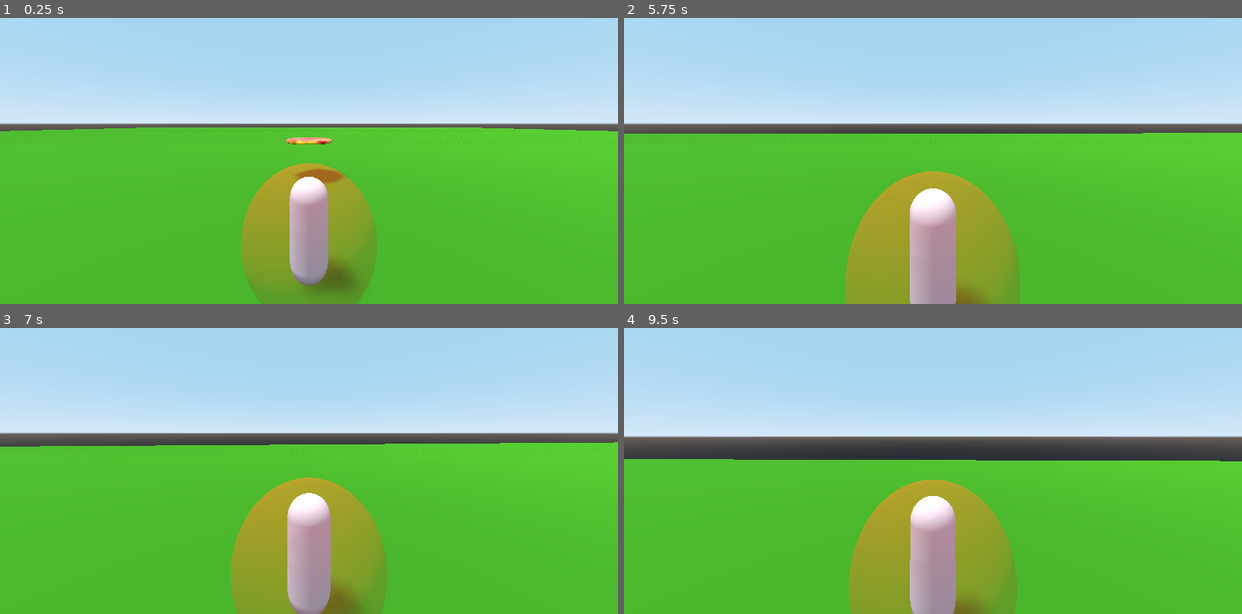
Above: before the commit, frames 1-4 (two rows, left to right).
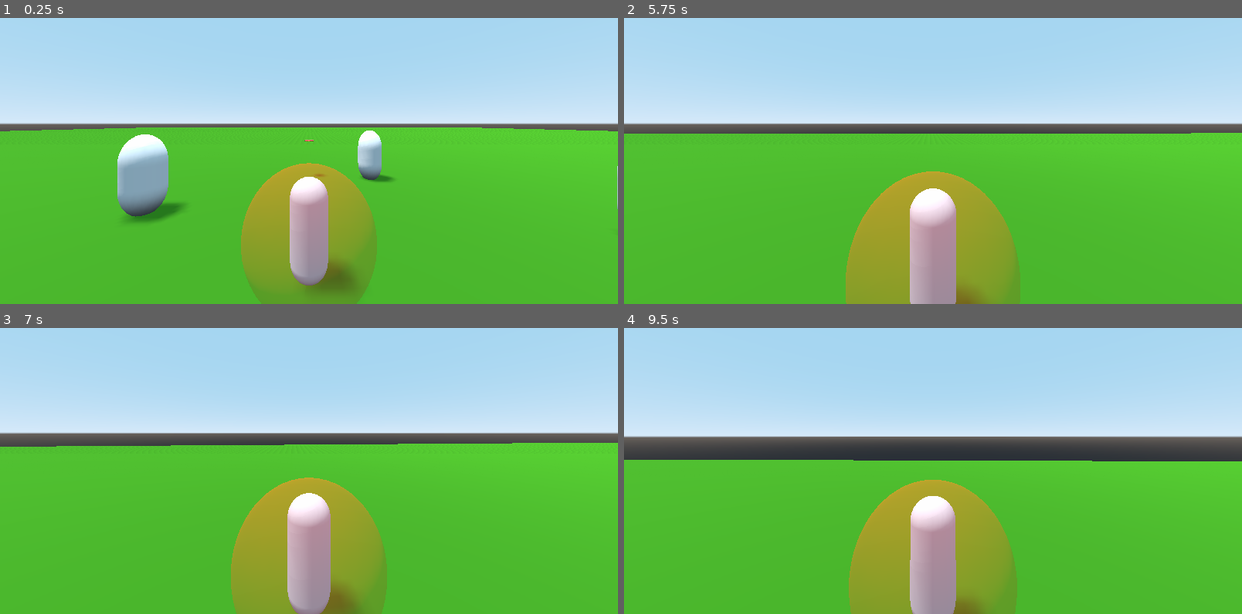
Above: after the commit, the same moments.

Repository: TheZoq2/the-frisbee-in-the-middle
Game: Godot game, scene res://scenes/frisbee_test.tscn
Same seed, same stepped clock (60 frames per second), same inputs: the game is played once before the commit and once after it.
Inputs (mouse positions are in pixels of both pictures, inside the frame that each line leads up to):
- Up to frame 1 (0.25 s): no input
- Up to frame 2 (5.75 s): move the mouse to (963, 120) at 0.52 s; hold Shift (L_Shift) 0.53-1.28 s; hold W (Move_Forward) from 0.53 s (still down); tap Space (Jump) at 0.77, 1.52, 2, 3.02, 3.5, 3.77, 4.52, 5 s; tap Enter at 1.25, 2.75, 4.25 s; move the mouse to (902, 123) at 1.27 s; tap Mouse wheel down (Scroll_Down) at 1.35 s; move the mouse to (945, 118) at 2.02 s; hold Mouse wheel up (Scroll_Up) 2.03-2.78 s; move the mouse to (926, 129) at 2.77 s; tap Shift (L_Shift) at 2.85 s; move the mouse to (976, 126) at 3.52 s; hold Mouse wheel down (Scroll_Down) 3.53-4.28 s; move the mouse to (883, 118) at 4.27 s; tap Mouse wheel up (Scroll_Up) at 4.35 s; move the mouse to (939, 123) at 5.02 s; hold Shift (L_Shift) from 5.03 s (still down)
- Up to frame 3 (7 s): move the mouse to (284, 425) at 5.77 s; release W (Move_Forward) at 5.78 s; release Shift (L_Shift) at 5.78 s; hold D (Move_Right) 5.78-6.53 s; tap Mouse wheel down (Scroll_Down) at 5.85 s; tap Space (Jump) at 6.02, 6.77 s; move the mouse to (339, 430) at 6.52 s; hold W (Move_Forward) from 6.53 s (still down); hold Mouse wheel up (Scroll_Up) from 6.53 s (still down)
- Up to frame 4 (9.5 s): move the mouse to (902, 433) at 7.27 s; release Mouse wheel up (Scroll_Up) at 7.28 s; tap Shift (L_Shift) at 7.35 s; tap Space (Jump) at 7.52, 9.02 s; move the mouse to (945, 428) at 8.02 s; hold Mouse wheel down (Scroll_Down) 8.03-8.78 s; move the mouse to (926, 439) at 8.77 s; release W (Move_Forward) at 8.78 s; hold A (Move_Left) from 8.78 s (still down); tap Mouse wheel up (Scroll_Up) at 8.85 s

The runs differ from the first frame. In frame 1, 3.4% of the frame differs, in the area x 19-100%, y 39-72%; in frame 2, less than 0.1%; in frame 3, less than 0.1%; in frame 4, 0.2%.

Commit message:
Add frisbee throwing to parkgoers

Diff:
--- a/scenes/frisbee.tscn
+++ b/scenes/frisbee.tscn
@@ -10,7 +10,8 @@
 [node name="frisbee" type="RigidBody"]
 script = ExtResource( 1 )
 
-[node name="frisbee" parent="." instance=ExtResource( 2 )]
+[node name="CollisionShape" type="CollisionShape" parent="."]
+transform = Transform( 0.2, 0, 0, 0, 0.2, 0, 0, 0, 0.2, 0, 0, 0 )
+shape = SubResource( 1 )
 
-[node name="CollisionShape" type="CollisionShape" parent="."]
-shape = SubResource( 1 )
+[node name="frisbee" parent="CollisionShape" instance=ExtResource( 2 )]
--- a/scenes/frisbee_test.tscn
+++ b/scenes/frisbee_test.tscn
@@ -1,7 +1,8 @@
-[gd_scene load_steps=6 format=2]
+[gd_scene load_steps=7 format=2]
 
 [ext_resource path="res://scenes/frisbee.tscn" type="PackedScene" id=1]
 [ext_resource path="res://scenes/player/Player.tscn" type="PackedScene" id=2]
+[ext_resource path="res://scenes/parkgoer.tscn" type="PackedScene" id=3]
 
 [sub_resource type="BoxShape" id=1]
 
@@ -31,3 +32,12 @@
 
 [node name="Player" parent="." instance=ExtResource( 2 )]
 transform = Transform( -4.37114e-08, 0, 1, 0, 1, 0, -1, 0, -4.37114e-08, 6, 0.9, 0 )
+
+[node name="parkgoer" parent="." instance=ExtResource( 3 )]
+transform = Transform( 1, 0, 0, 0, 1, 0, 0, 0, 1, 1.22408, 0, -2.95003 )
+
+[node name="parkgoer2" parent="." instance=ExtResource( 3 )]
+transform = Transform( 1, 0, 0, 0, 1, 0, 0, 0, 1, 3.8655, 0, 4.35303 )
+
+[node name="parkgoer3" parent="." instance=ExtResource( 3 )]
+transform = Transform( 1, 0, 0, 0, 1, 0, 0, 0, 1, 5.50816, 0, -6.8726 )
--- a/scenes/parkgoer.gd
+++ b/scenes/parkgoer.gd
@@ -5,14 +5,18 @@
 # var a = 2
 # var b = "text"
 
-var since_direction_change = 0;
+var last_frisbee = 10;
+var since_direction_change = 10;
 var rng = RandomNumberGenerator.new()
 var direction = Vector3(0, 0, 0);
+
+var frisbee_template = preload("res://scenes/frisbee.tscn")
 
 
 # Called when the node enters the scene tree for the first time.
 func _ready():
 	self.new_velocity()
+	self.throw_frisbee()
 
 func new_velocity():
 	since_direction_change = 0
@@ -21,14 +25,23 @@
 
 	self.direction = Vector3(cos(move_angle), 0, sin(move_angle))
 
+func throw_frisbee():
+	var frisbee = frisbee_template.instance()
+	get_tree().get_root().add_child(frisbee)
+	frisbee.global_transform.origin = self.get_node("frisbee_origin").global_transform.origin
+	self.last_frisbee = 0;
+
 
 # Called every frame. 'delta' is the elapsed time since the previous frame.
 func _process(delta):
-	since_direction_change += delta
+	self.since_direction_change += delta
+	self.last_frisbee += delta
 
 	if since_direction_change > randf() * 5 + 5:
 		self.new_velocity()
 
+	if last_frisbee > randf() * 5 + 5:
+		self.throw_frisbee()
 
 	if self.move_and_collide(Vector3(self.direction * delta)):
 		pass
--- a/scenes/parkgoer.tscn
+++ b/scenes/parkgoer.tscn
@@ -20,3 +20,6 @@
 [node name="CSGMesh" type="CSGMesh" parent="CollisionShape"]
 transform = Transform( 0.503113, 0, 0, 0, 0.503113, -1.0877e-08, 0, -1.0877e-08, 0.75195, 0, 0, 0 )
 mesh = SubResource( 2 )
+
+[node name="frisbee_origin" type="Spatial" parent="."]
+transform = Transform( 1, 0, 0, 0, 1, 0, 0, 0, 1, 0, 1.6253, 0 )
